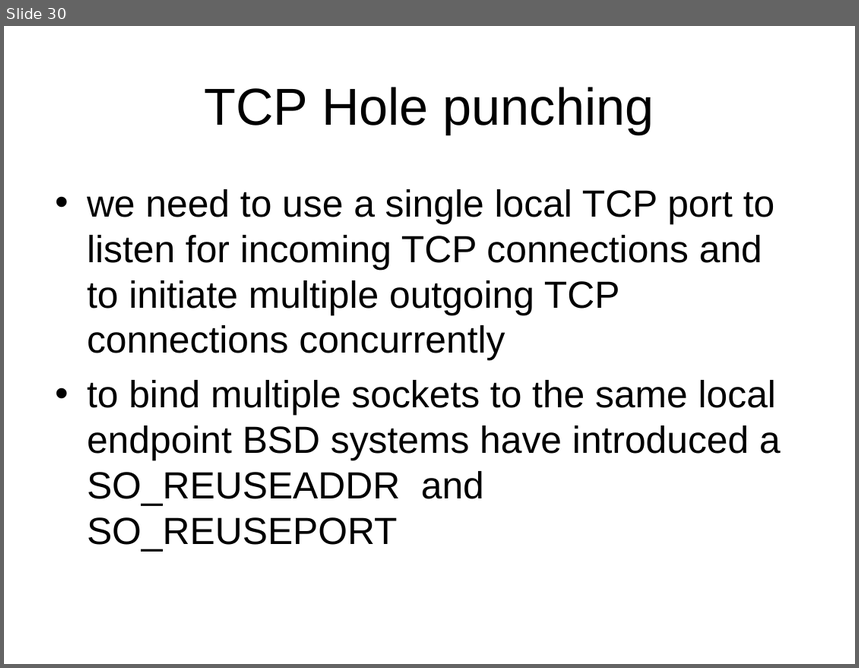
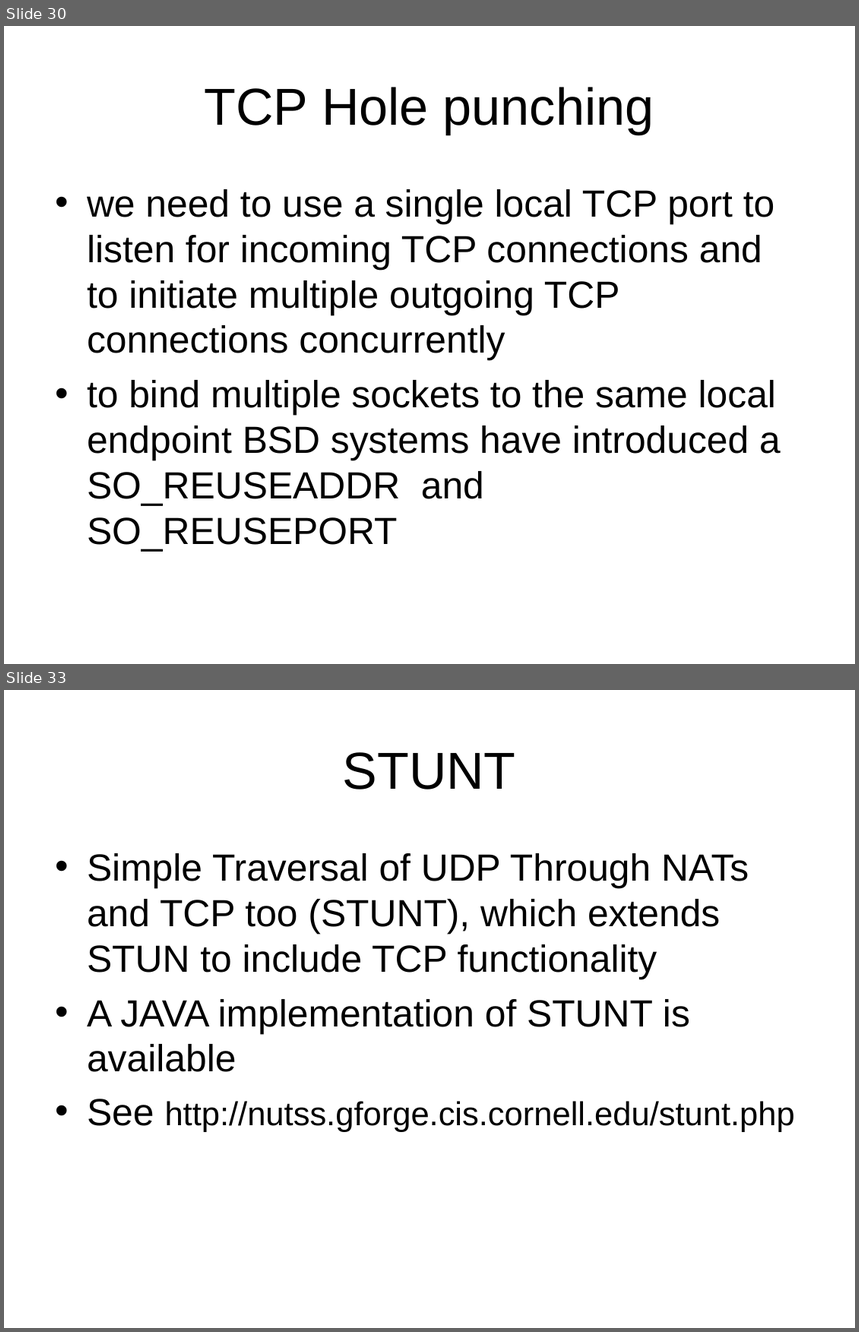
Before and after one commit to BackupTheBerlios/p2p-mentor, a slide deck: slide/nat-p2p.ppt. Shown one above the other, each under a label of ours: slide 30 before the commit, slides 30 and 33 after it; the slides between them are not shown. The pictures are 859x668 and 859x1332 pixels, drawn with LibreOffice and Linux fonts; fonts in the diff are those of the drawing. Boxes give left, top, right and bottom in pixels: in the first picture for what was removed or moved away, otherwise in the second. Text is boxed around its words. In the diff, an @@ line names an element or a change of style, - is before the commit and + after.

```diff
--- a/slide/nat-p2p.ppt
+++ b/slide/nat-p2p.ppt
@@ slide 33 added at (x1=4, y1=690, x2=855, y2=1328), background #FFFFFF @@
@@ title added at (x1=343, y1=752, x2=516, y2=790), 44 pt, text #000000 @@
+STUNT
@@ text added at (x1=87, y1=853, x2=795, y2=1132), 32 pt, text #000000 @@
+• Simple Traversal of UDP Through NATs and TCP too (STUNT), which extends STUN to include TCP functionality
+• A JAVA implementation of STUNT is available
+• See http://nutss.gforge.cis.cornell.edu/stunt.php
```
Also in this commit, not shown: 1 slide changed, 4 other slides added, 1 slide removed.
